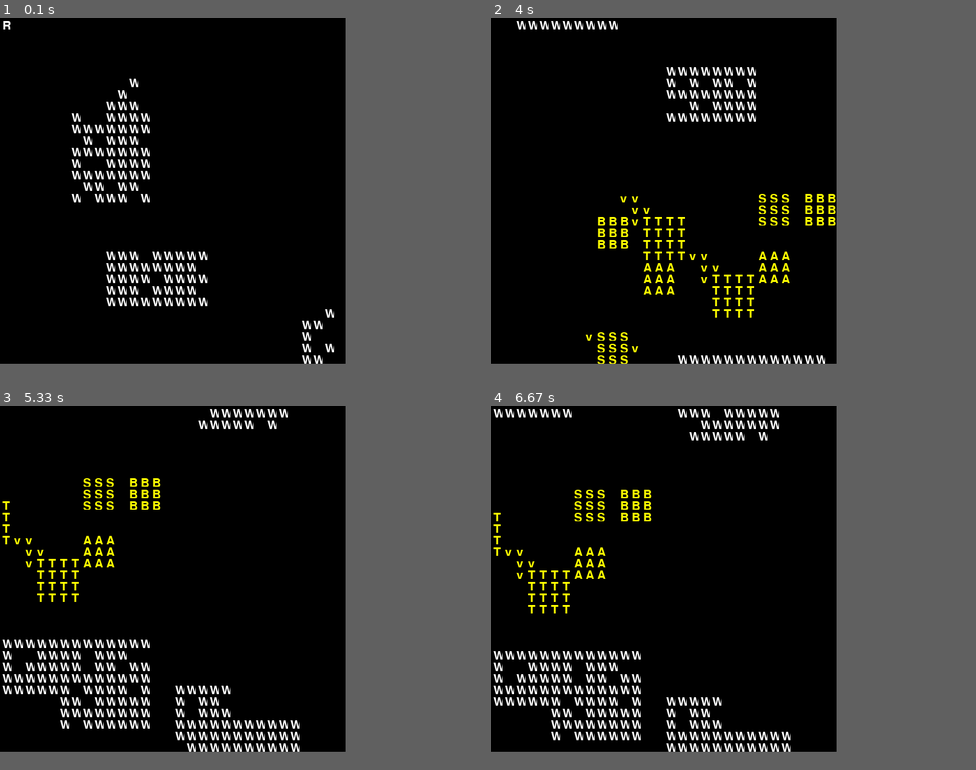
Above: before the commit, frames 1-4 (two rows, left to right).
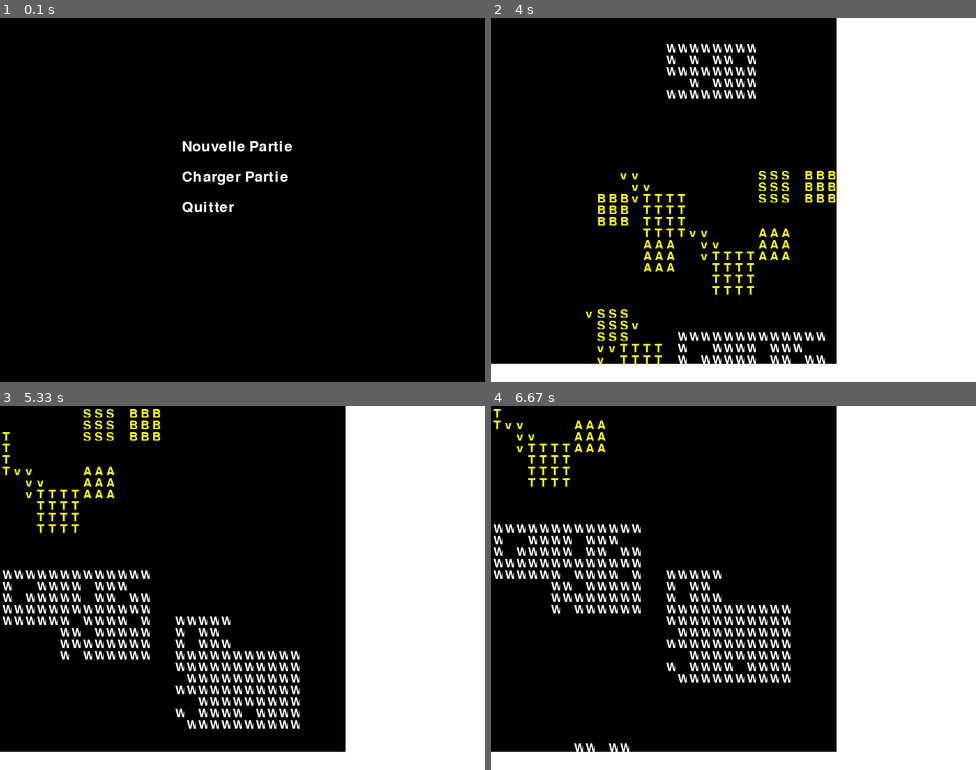
Above: after the commit, the same moments.

Repository: vstadle/AIge-of-EmpAIres
Game: pygame game, started from src/main.py
Two runs of this game, one before a commit and one after it. Both use one fixed random seed, a clock stepped at 60 frames per second and the inputs below.
Inputs (mouse positions are in pixels of both pictures, inside the frame that each line leads up to):
- Up to frame 1 (0.1 s): no input
- Up to frame 2 (4 s): click (733, 149) at 0.38 s, where only the run after the commit has a clickable "Nouvelle Partie"; hold D 0.67-1.13 s; hold D 1.17-1.63 s; hold S 1.67-1.97 s; hold D 2-2.63 s; hold S 2.67-3.03 s; hold D 3.07-3.53 s; hold D from 3.57 s (still down); tap Z at 3.63, 3.93 s
- Up to frame 3 (5.33 s): release D at 4.03 s; hold S 4.07-4.37 s; tap Z at 4.13, 4.47, 4.77, 5.13 s; hold D 4.4-5.03 s; hold S from 5.07 s (still down)
- Up to frame 4 (6.67 s): release S at 5.43 s; hold D 5.47-5.93 s; tap Z at 5.53, 5.83, 6.03, 6.33, 6.53 s; hold D 5.97-6.43 s; hold S from 6.47 s (still down)
In our replay, the window is 570x570 before the commit and 800x600 after it. These sizes can differ from the game's own. Grey fills any space a smaller window leaves; there, only what the larger window draws over its background counts as a difference.

The runs differ from the first frame. In frame 1, 3.5% of the frame differs, in the area x 0-69%, y 0-95%; in frame 2, 4.4%; in frame 3, 8.4%; in frame 4, 9.9%, in the area x 0-62%, y 0-95%.

Commit message:
[STADLER] Ajout du menu principal

Diff:
--- a/src/controller/UIHandler.py
+++ b/src/controller/UIHandler.py
@@ -15,15 +15,53 @@
         self.controllerMap = ControllerMap()
         self.lstPlayers = []
 
+    def show_menu(self):
+        pygame.init()
+        screen = pygame.display.set_mode((800, 600))
+        pygame.display.set_caption("Menu Principal")
+
+        font = pygame.font.Font(None, 36)
+        clock = pygame.time.Clock()
+
+        menu_active = True
+        while menu_active:
+            screen.fill((0, 0, 0))
+
+            new_game = font.render("Nouvelle Partie", True, (255, 255, 255))
+            load_game = font.render("Charger Partie", True, (255, 255, 255))
+            quit_game = font.render("Quitter", True, (255, 255, 255))
+
+            screen.blit(new_game, (300, 200))
+            screen.blit(load_game, (300, 250))
+            screen.blit(quit_game, (300, 300))
+
+            pygame.display.flip()
+
+            for event in pygame.event.get():
+                if event.type == pygame.QUIT:
+                    menu_active = False
+                    pygame.quit()
+                    sys.exit()
+                if event.type == pygame.MOUSEBUTTONDOWN:
+                    x, y = event.pos
+                    if x > 300 and x < 500:
+                        if y > 200 and y < 230:
+                            menu_active = False
+                            self.start_new_game()
+                        if y > 250 and y < 280:
+                            menu_active = False
+                            #self.load_game()
+                        if y > 300 and y < 330:
+                            menu_active = False
+                            pygame.quit()
+                            sys.exit()
+
+    def start_new_game(self):
+        # Lancer une nouvelle partie
         self.controllerMap.genRessources(MapType.CENTER_RESOURCES)
-
-        # Initialisation de la partie
-        # La fonction initialize prend en paramètre le mode de jeu de la partie et le nombre de joueurs de la partie
-        self.initialize("Marines", 6)
-
+        self.initialize("Marines", 6)  # Exemple : type "Marines", 6 joueurs
         self.controllerMap.setLstPlayers(self.lstPlayers)
-        # Génération des ressources de la Map
-        #self.controllerMap.genRessources(MapType.CENTER_RESOURCES)
+        self.start()
 
     def initialize(self, typeGame, nbPlayers):
         if(typeGame == "Lean"):
--- a/src/main.py
+++ b/src/main.py
@@ -1,5 +1,6 @@
 from controller.UIHandler import *
 
+if __name__ == '__main__':
 
-uihandler = UIHandler()
-uihandler.start()
+    uihandler = UIHandler()
+    uihandler.show_menu()
